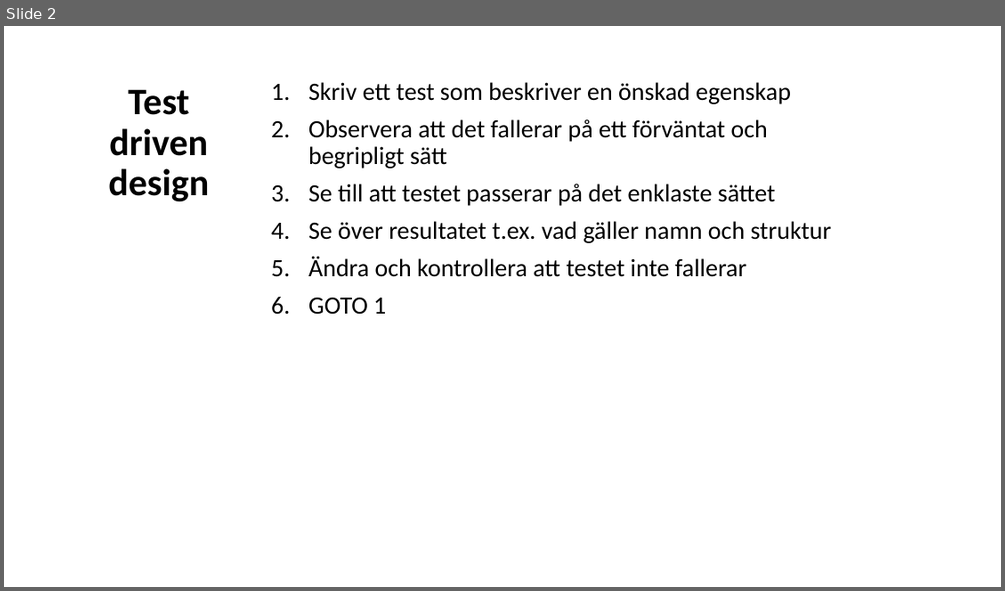
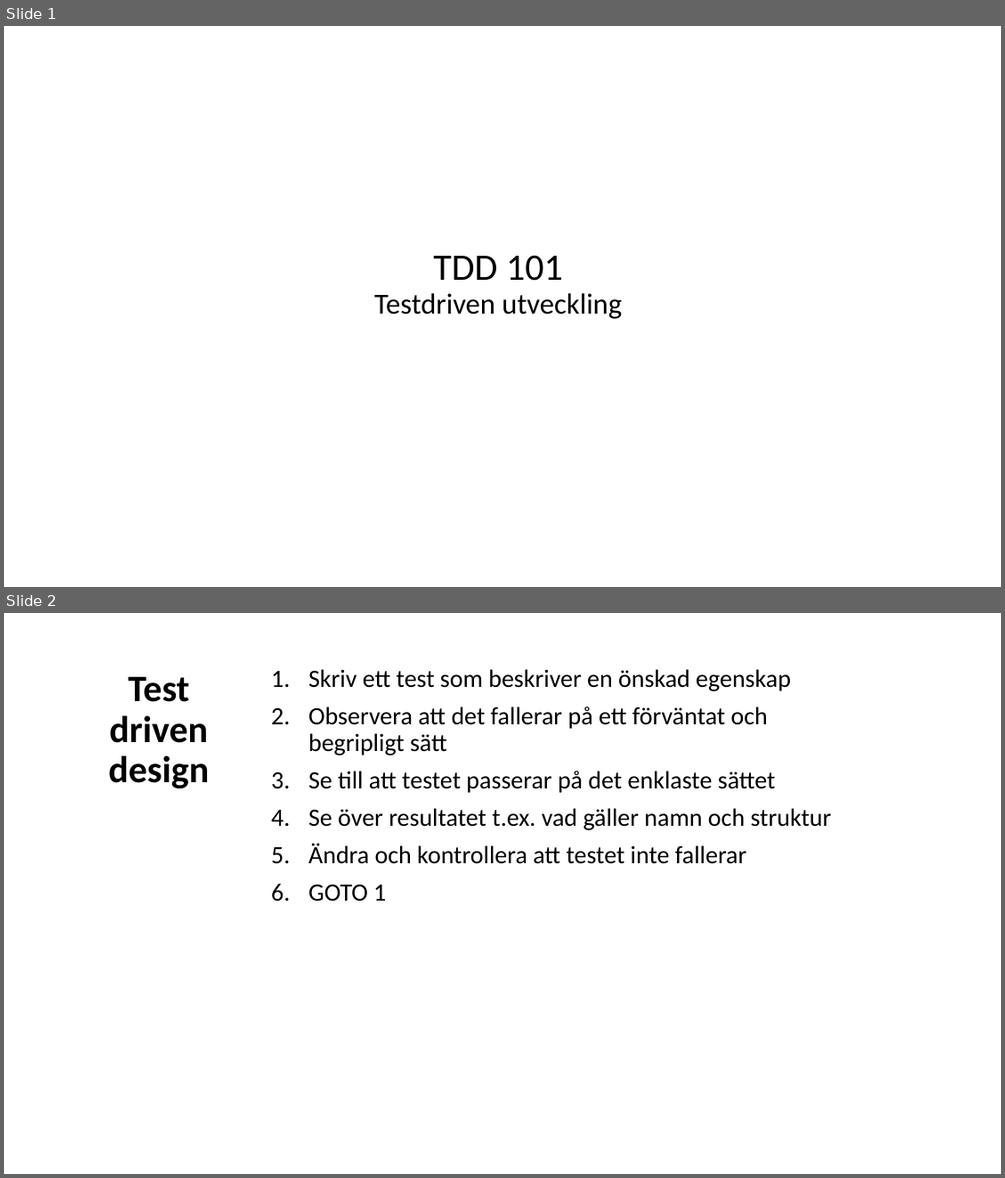
Before and after one commit to Omegapoint/tdd-lab, a slide deck: TDD-Presentation.pptx. Shown one above the other, each under a label of ours: slide 2 before the commit, slides 1 and 2 after it. The pictures are 1005x591 and 1005x1178 pixels, drawn with LibreOffice and Linux fonts; fonts in the diff are those of the drawing. Boxes give left, top, right and bottom in pixels: in the first picture for what was removed or moved away, otherwise in the second. Text is boxed around its words. In the diff, an @@ line names an element or a change of style, - is before the commit and + after.

```diff
--- a/TDD-Presentation.pptx
+++ b/TDD-Presentation.pptx
@@ slide 1 added at <box>4,26,1001,587</box>, background #FFFFFF @@
@@ title added at <box>374,255,622,319</box>, 28 pt, text #000000 @@
+TDD 101
+Testdriven utveckling
```
Also in this commit, not shown: 2 slides changed, 6 other slides added, 5 slides removed, 1 other file.
